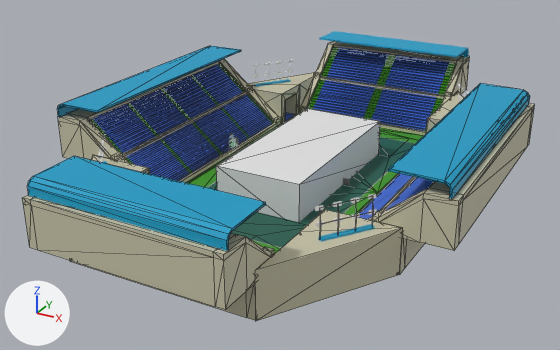
What one commit did to the glTF model public/models/maps/games/tennis.glb.
Both versions are drawn from a 50 mm lens placed at (9.42, -20.2, 9.6), pointed at (-1.22, -0.85, -0.08). Lighting does not change. The marker at lower left points along +X, +Y and +Z. Mesh edges are drawn as thin lines on the coarser meshes. Where no turn or scale is listed for an object, it has been applied to the vertices.
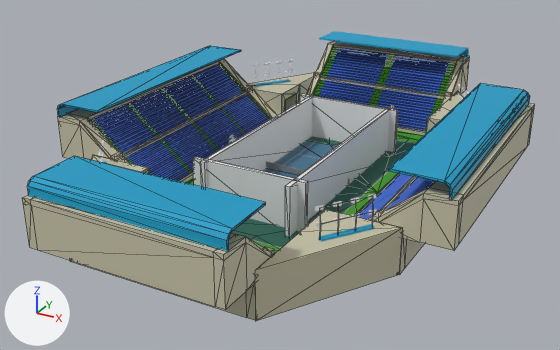
Boxes [x1, y1, x2, y2] around the edits, measured in the pictures (560 x 350 px):
```json
{"object": "boite", "change": "moved, rescaled", "before": [216, 108, 380, 222], "after": [200, 95, 313, 188]}
{"object": "coteR", "change": "added", "after": [285, 105, 395, 236]}
{"object": "finJ2", "change": "added", "after": [193, 156, 308, 231]}
{"object": "finJ1", "change": "added", "after": [300, 94, 398, 152]}
```

Edits to the scene script, one JSON object a line:
```json
{"op": "add", "block": "me_cube_004", "code": ["me_cube_004 = bpy.data.meshes.new('Cube.004')", "me_cube_004.from_pydata(...)  # a box spanning x -1.8..1.8, y -0.07..0.07, z -1.0..1.0"]}
{"op": "add", "block": "me_cube_002", "code": ["me_cube_002 = bpy.data.meshes.new('Cube.002')", "me_cube_002.from_pydata(...)  # a box spanning x -0.07..0.07, y -3.75..3.75, z -1.0..1.0"]}
{"op": "set", "path": "ob_boite.location", "old": "(-0.73, -0.19, 0.2)", "new": "(-2.17, -0.19, 0.2)"}
{"op": "set", "path": "ob_boite.scale", "old": "(1.35, 2.9, 0.7)", "new": "(0.07, 3.45, 1.0)"}
{"op": "add", "block": "ob_finj1", "code": ["ob_finj1 = bpy.data.objects.new('finJ1', me_cube_004)", "ob_finj1.location = (-0.77, 3.16, 0.2)"]}
{"op": "add", "block": "ob_finj2", "code": ["ob_finj2 = bpy.data.objects.new('finJ2', me_cube_004.copy())", "ob_finj2.location = (-0.77, -3.47, 0.2)"]}
{"op": "add", "block": "ob_coter", "code": ["ob_coter = bpy.data.objects.new('coteR', me_cube_002)", "ob_coter.location = (0.7, -0.19, 0.2)"]}
```
